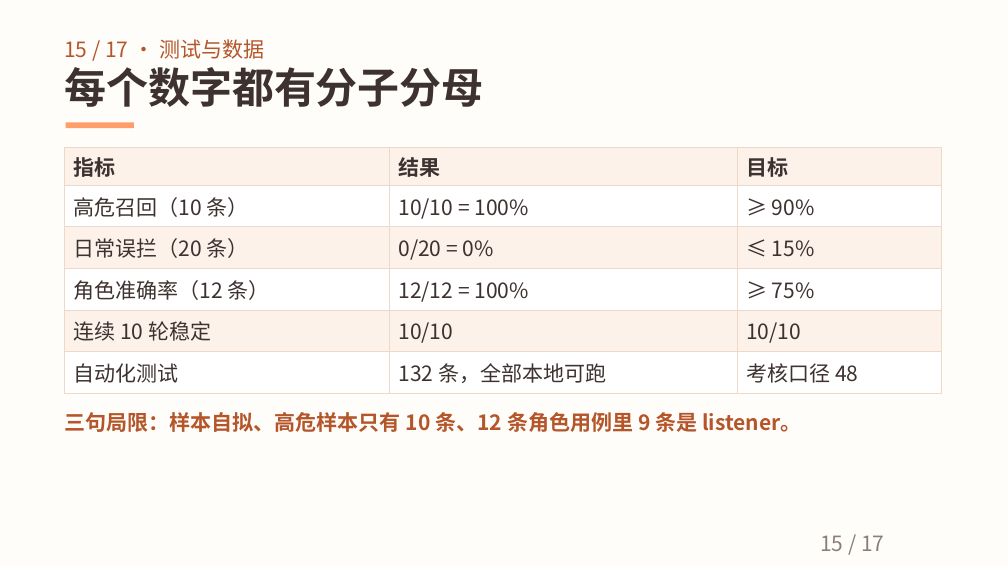
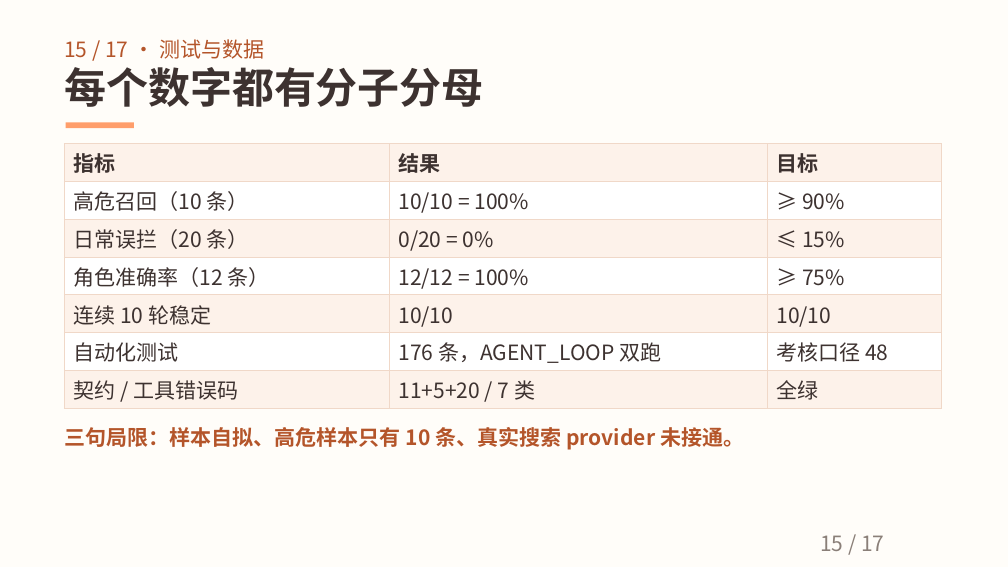
Before and after one commit to nanxiangzizui/xinyu, a slide deck: slide 15 of docs/02_项目方案.pptx. Drawn at 1008x567 pixels with LibreOffice and Linux fonts; fonts in the diff are those of the drawing. Boxes give left, top, right and bottom in pixels: in the first picture for what was removed or moved away, otherwise in the second. Text is boxed around its words. In the diff, an @@ line names an element or a change of style, - is before the commit and + after.

```diff
--- a/docs/02_项目方案.pptx
+++ b/docs/02_项目方案.pptx
@@ table at [64, 144, 941, 408] @@
-row 6: 自动化测试 | 132 条，全部本地可跑 | 考核口径 48
+row 6: 自动化测试 | 176 条，AGENT_LOOP 双跑 | 考核口径 48
+row 7: 契约 / 工具错误码 | 11+5+20 / 7 类 | 全绿
@@ text at [64, 427, 744, 450]: text changed @@
-三句局限：样本自拟、高危样本只有 10 条、12 条角色用例里 9 条是 listener。
+三句局限：样本自拟、高危样本只有 10 条、真实搜索 provider 未接通。
```
Also in this commit, not shown: 9 other slides changed, 2 slides added, 2 slides removed, 51 other files.
